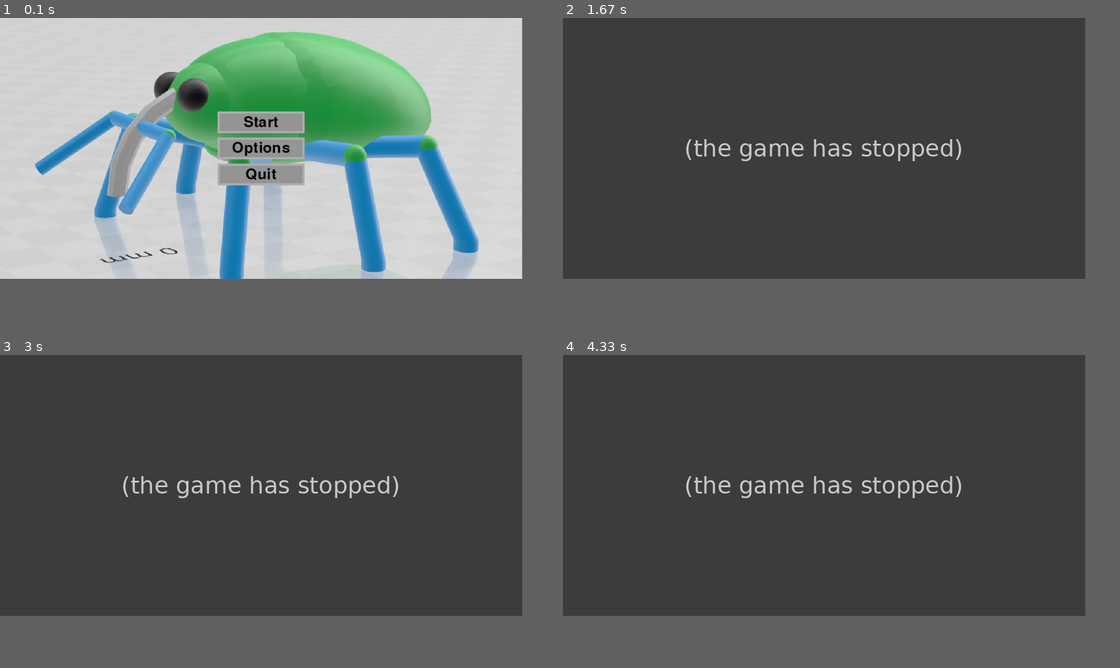
Above: before the commit, frames 1-4 (two rows, left to right).
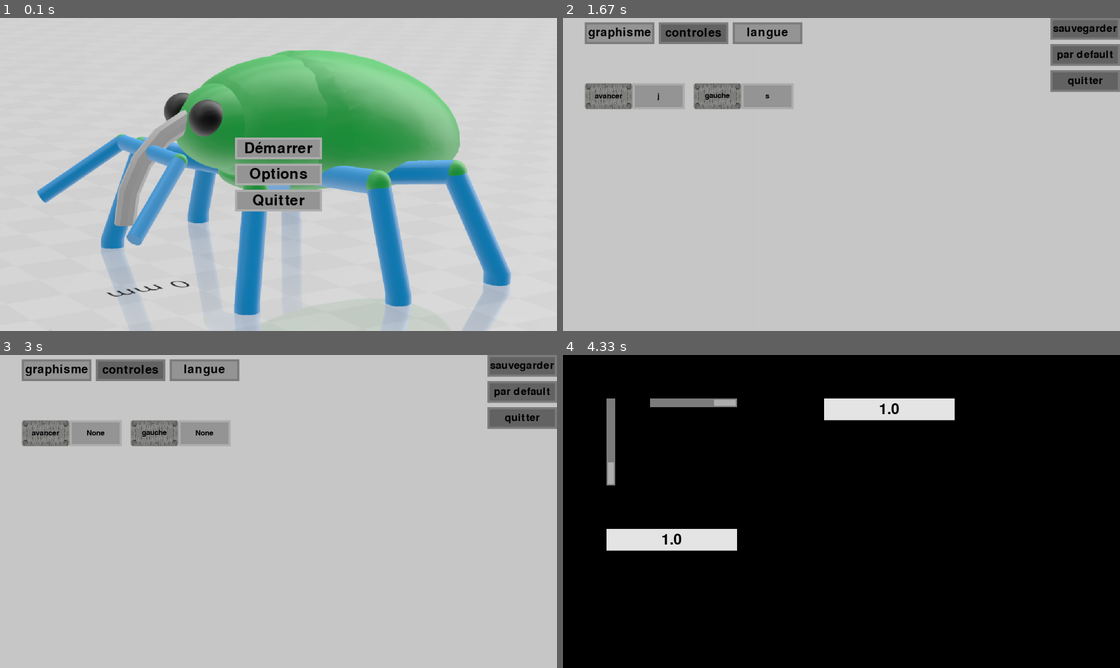
Above: after the commit, the same moments.

Repository: artieur262/Roborancon
Game: pygame game, started from main.py
Two runs of this game, one before a commit and one after it. Both use one fixed random seed, a clock stepped at 60 frames per second and the inputs below.
Inputs (mouse positions are in pixels of both pictures, inside the frame that each line leads up to):
- Up to frame 1 (0.1 s): no input
- Up to frame 2 (1.67 s): click (841, 174) at 0.38 s; press the mouse at (691, 33) at 0.7 s; move the mouse to (785, 136) at 0.8 s; release the mouse at (886, 240) at 0.93 s; press the mouse at (1086, 27) at 1.03 s; move the mouse to (1008, 77) at 1.13 s; release the mouse at (930, 130) at 1.27 s; press the mouse at (1086, 80) at 1.37 s; move the mouse to (858, 93) at 1.47 s; release the mouse at (629, 105) at 1.6 s
- Up to frame 3 (3 s): click (94, 433) at 1.72 s; press the mouse at (211, 567) at 2.03 s; move the mouse to (139, 583) at 2.13 s; release the mouse at (66, 599) at 2.27 s; click (490, 395) at 2.38 s; press the mouse at (206, 433) at 2.7 s; move the mouse to (311, 430) at 2.8 s; release the mouse at (417, 423) at 2.93 s
- Up to frame 4 (4.33 s): press the mouse at (1086, 417) at 3.03 s; move the mouse to (986, 455) at 3.13 s; release the mouse at (886, 492) at 3.27 s; press the mouse at (841, 486) at 3.37 s; move the mouse to (874, 511) at 3.47 s; release the mouse at (908, 539) at 3.6 s; press the mouse at (691, 401) at 3.7 s; move the mouse to (774, 514) at 3.8 s; release the mouse at (852, 624) at 3.93 s; press the mouse at (613, 442) at 4.03 s; move the mouse to (752, 473) at 4.13 s; release the mouse at (897, 508) at 4.27 s
The window is 900x450 before the commit and 960x540 after it. Grey fills any space a smaller window leaves; there, only what the larger window draws over its background counts as a difference.

The runs differ from the first frame. In frame 1, 34% of the frame differs, in the area x 6-92%, y 4-100%; in frame 2, 79%, in the area x 0-100%, y 0-84%; in frame 3, 79%; in frame 4, 78%.
Before the commit the program exited at 0.38 s; later frames show no game.

Commit message:
correction de bug et de faute

Diff:
--- a/menu/menu_option.py
+++ b/menu/menu_option.py
@@ -366,9 +366,9 @@
                         for couleur in ((150, 150, 150), (200, 200, 200), (50, 225, 50))
                     ],
                     (300, 75),
-                    self.langue_langue[self.menu_langue][langue]
+                    self.langue_langue[langue][langue]
                     + "/"
-                    + self.langue_langue[langue][self.menu_langue],
+                    + self.langue_langue[self.menu_langue][langue],
                     (0, 0, 0),
                     pygame.font.Font(None, 26),
                     data=("push_active", "langue", langue, i),
@@ -521,8 +521,8 @@
     """menu de démarrage"""
 
     onglet_langue = {
-        "fr": ["graphisme", "controle", "langue"],
-        "en": ["graphics", "control", "language"],
+        "fr": ["graphisme", "controles", "langue"],
+        "en": ["graphics", "controls", "language"],
     }
     bouton_langue = {
         "fr": ["démarrage", "activer", "sauvegarder", "par default", "quitter"],
@@ -561,7 +561,7 @@
         taille_onget = (160, 50)
         self.onglet_nom = self.onglet_langue[
             "fr"
-        ]  # ["graphisme", "controle", "langue"]
+        ]  # ["graphisme", "controles", "langue"]
         self.onglet = [
             Bouton(
                 (0, 0),
@@ -712,7 +712,7 @@
                 couleur_texte,
             )
         for controle in self.controle[0]:
-            self.bouton["controle"].append(
+            self.bouton["controles"].append(
                 BoutonText(
                     (0, 0),
                     [
@@ -731,15 +731,15 @@
                     ),
                 )
             )
-            self.zone_texte["controle"].append(
+            self.zone_texte["controles"].append(
                 ObjetGraphique(
                     (0, 0),
                     [assembleur.bouton1([1, 0])],
                     (110, 60),
                 )
             )
-            self.zone_texte["controle"][-1].texture[0].texture = place_texte_in_texture(
-                self.zone_texte["controle"][-1].texture[0].texture,
+            self.zone_texte["controles"][-1].texture[0].texture = place_texte_in_texture(
+                self.zone_texte["controles"][-1].texture[0].texture,
                 controle,
                 pygame.font.Font(None, 26),
                 (0, 0, 0),
@@ -758,7 +758,7 @@
 
     def actualise_info_bouton(self):
         """actualise les textes"""
-        for bouton in self.bouton["controle"]:
+        for bouton in self.bouton["controles"]:
             bouton: BoutonText
             bouton.set_text(
                 self.controle[1][bouton.data[2]],
@@ -805,10 +805,10 @@
                 case "quitter":
                     bouton.set_pos((screen.get_width() - 160, 120))
         match self.onglet_actuel:
-            case "controle":
-                for i, bouton in enumerate(self.bouton["controle"]):
+            case "controles":
+                for i, bouton in enumerate(self.bouton["controles"]):
                     bouton.set_pos((160 + i * 250, 150))
-                for i, zone_texte in enumerate(self.zone_texte["controle"]):
+                for i, zone_texte in enumerate(self.zone_texte["controles"]):
                     zone_texte.set_pos((50 + i * 250, 150))
 
     def actualise_bouton(self):
@@ -866,7 +866,7 @@
                             change_fullscreen()
                             # print("cat1")
                         case "touche":
-                            # print(self.lien_controle_defaut)
+                            # print(self.lien_controles_defaut)
                             par_default = save.load_json(self.lien_controle_defaut)
 
                             touche = MenuChangeTouche.main(
@@ -940,7 +940,7 @@
                                     self.graphisme = save.load_json(
                                         self.lien_defaut_graphime
                                     )
-                                case "controle":
+                                case "controles":
                                     self.controle = save.load_json(
                                         self.lien_controle_defaut
                                     )
--- a/option/control.json
+++ b/option/control.json
@@ -1,10 +1,10 @@
 [
  {
-  "avancer": 115,
+  "avancer": 106,
   "gauche": 115
  },
  {
-  "avancer": "s",
+  "avancer": "j",
   "gauche": "s"
  }
 ]
--- a/option/graphisme.json
+++ b/option/graphisme.json
@@ -1,3 +1,3 @@
 {
- "fullscreen": false
+ "fullscreen": true
 }
--- a/option/langue.json
+++ b/option/langue.json
@@ -1,5 +1,5 @@
 {
- "menu": "en",
+ "menu": "fr",
  "dialogue": "fr",
  "audio": "fr"
 }
